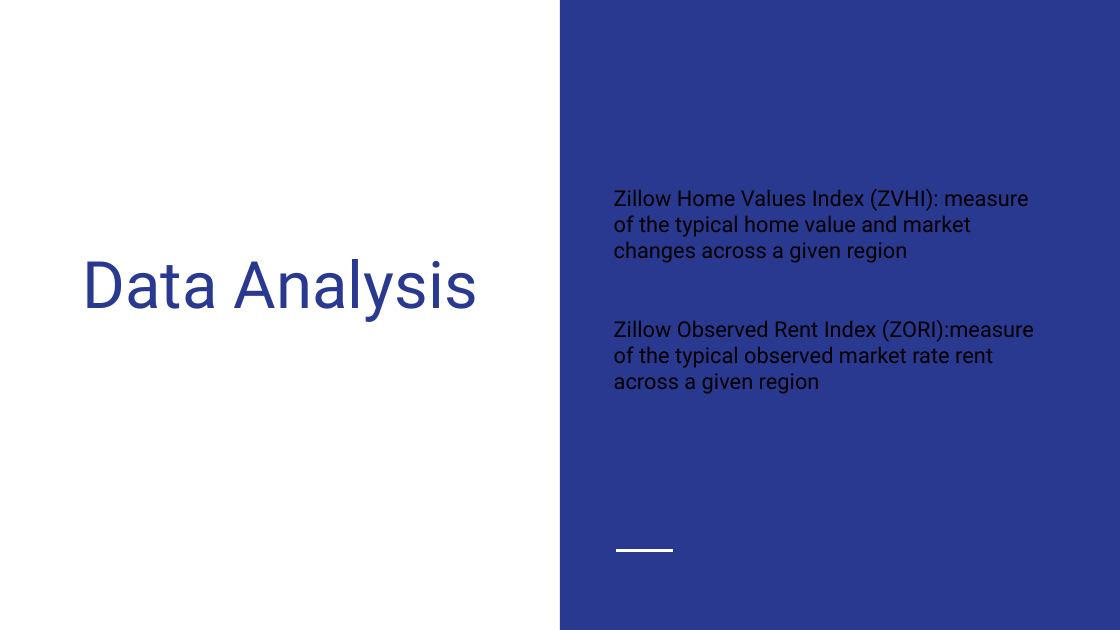
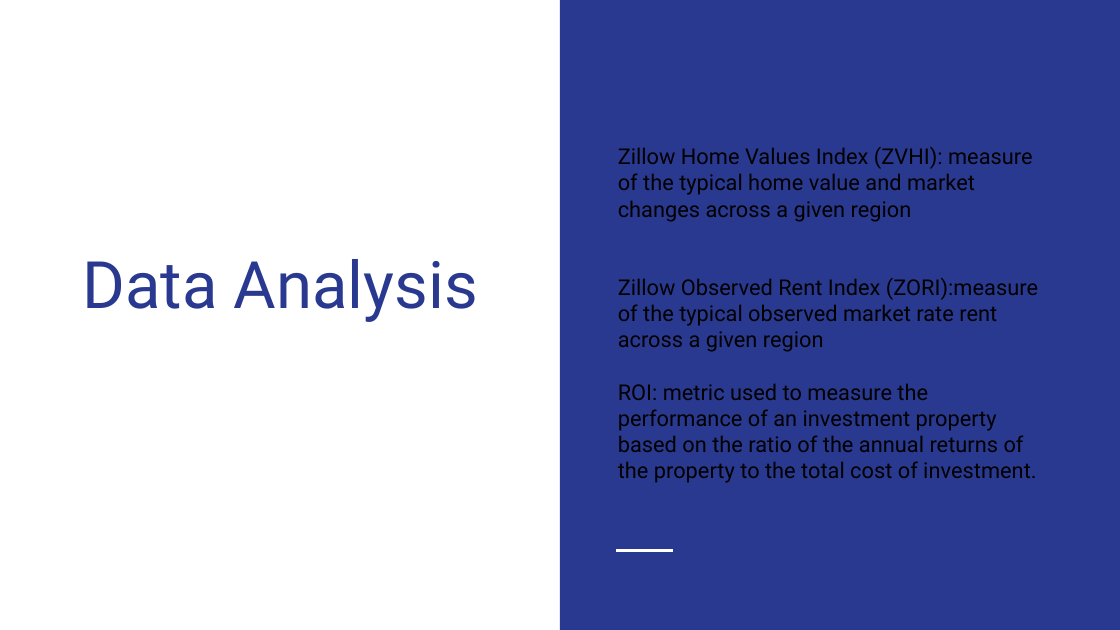
Before and after one commit to quizh001/Project-One, a slide deck: slide 4 of Case study.pptx. Drawn at 1120x630 pixels with LibreOffice and Linux fonts; fonts in the diff are those of the drawing. Boxes give left, top, right and bottom in pixels: in the first picture for what was removed or moved away, otherwise in the second. Text is boxed around its words. In the diff, an @@ line names an element or a change of style, - is before the commit and + after.

```diff
--- a/Case study.pptx
+++ b/Case study.pptx
@@ text "Zillow Home Values Index (ZVHI): ...": place and size @@
-text "Zillow Home Values Index (ZVHI): ..." at [614, 189, 1034, 394]
+text "Zillow Home Values Index (ZVHI): ..." at [618, 147, 1038, 483]
@@ text at [618, 383, 1036, 483]: paragraph added @@
+ROI: metric used to measure the performance of an investment property based on the ratio of the annual returns of the property to the total cost of investment.
```
Also in this commit, not shown: 2 other slides changed, 2 slides added, 2 slides removed.
